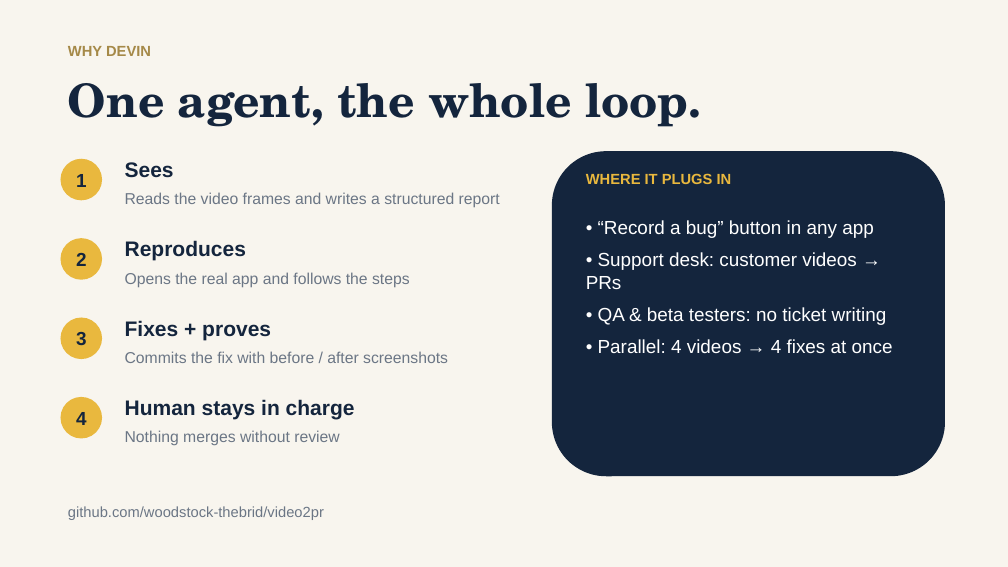
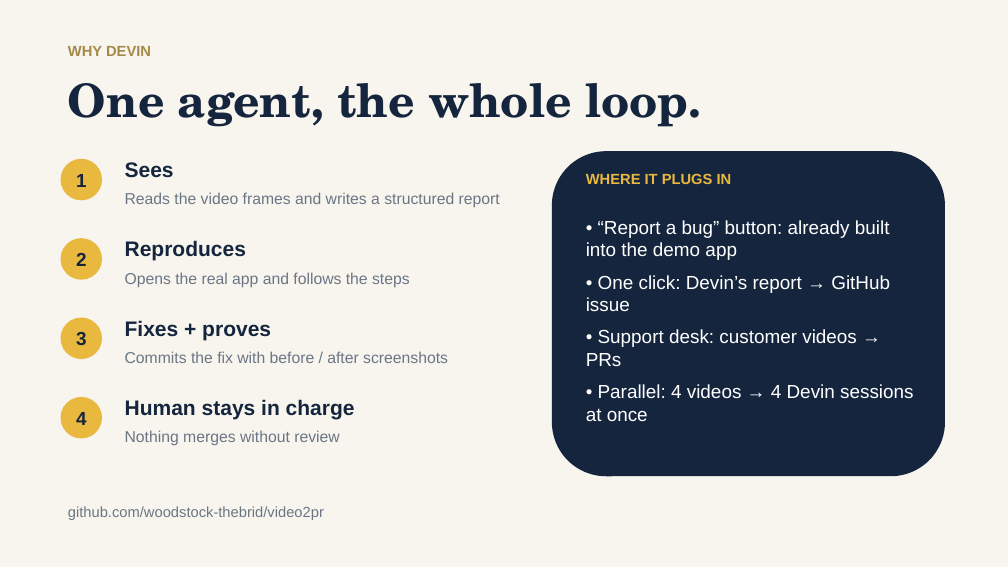
Before and after one commit to woodstock-thebrid/video2pr, a slide deck: slide 8 of docs/media/video2pr_slides.pptx (slide 4 before the commit). Drawn at 1008x567 pixels with LibreOffice and Linux fonts; fonts in the diff are those of the drawing. Boxes give left, top, right and bottom in pixels: in the first picture for what was removed or moved away, otherwise in the second. Text is boxed around its words. In the diff, an @@ line names an element or a change of style, - is before the commit and + after.

Commit message:
Add real-mode demo video and refresh slides with new features

```diff
--- a/docs/media/video2pr_slides.pptx
+++ b/docs/media/video2pr_slides.pptx
@@ text at (x1=586, y1=220, x2=890, y2=311): text changed @@
-• “Record a bug” button in any app
+• “Report a bug” button: already built into the demo app
+• One click: Devin’s report → GitHub issue
@@ text at (x1=586, y1=384, x2=914, y2=421): text changed @@
-• QA & beta testers: no ticket writing
-• Parallel: 4 videos → 4 fixes at once
+• Parallel: 4 videos → 4 Devin sessions at once
```
Also in this commit, not shown: 2 other slides changed, 4 slides added, 5 other files.
